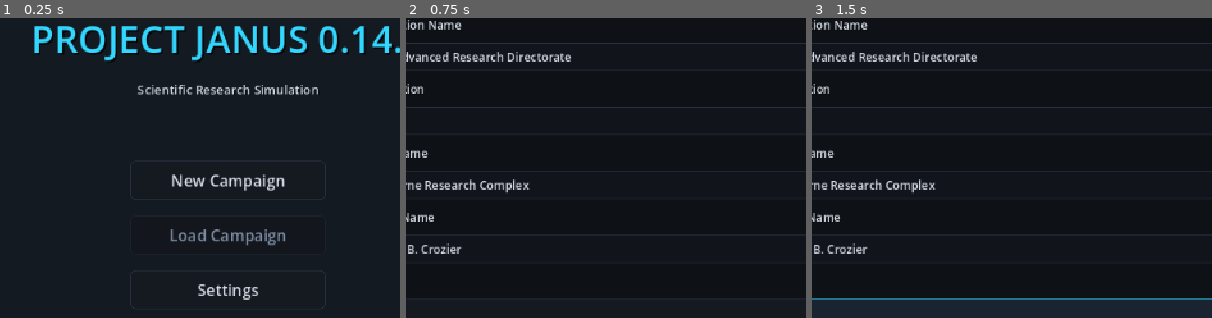
Above: before the commit, frames 1-3 (left to right).
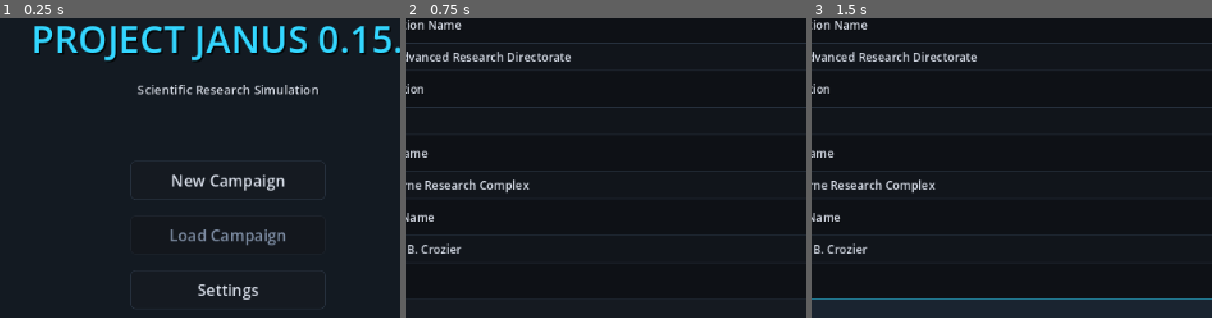
Above: after the commit, the same moments.

Repository: lutecian/project-janus
Game: Godot game, scene res://scenes/main/main_menu.tscn
Two runs of this game, one before a commit and one after it. Both use one fixed random seed, a clock stepped at 60 frames per second and the inputs below.
Inputs:
- Up to frame 1 (0.25 s): no input
- Up to frame 2 (0.75 s): click "New Campaign" at 0.5 s
- Up to frame 3 (1.5 s): click "Normal" at 1.25 s
The pictures show only the part of the screen within x 22-72%, y 6-56%; the shares and areas given below are measured in that part.

The runs differ from the first frame. In frame 1, 0.3% of the frame differs, in the area x 93-98%, y 2-12%; in frame 2, nothing differs; in frame 3, nothing differs.

Commit message:
Version 0.15.0 const

Diff:
--- a/scripts/autoload/game_state.gd
+++ b/scripts/autoload/game_state.gd
@@ -1,6 +1,6 @@
 extends Node
 
-const GAME_VERSION := "0.14.0"
+const GAME_VERSION := "0.15.0"
 const ObservationSimulator = preload("res://scripts/simulation/observation_simulator.gd")
 
 var campaign_id: String = ""
